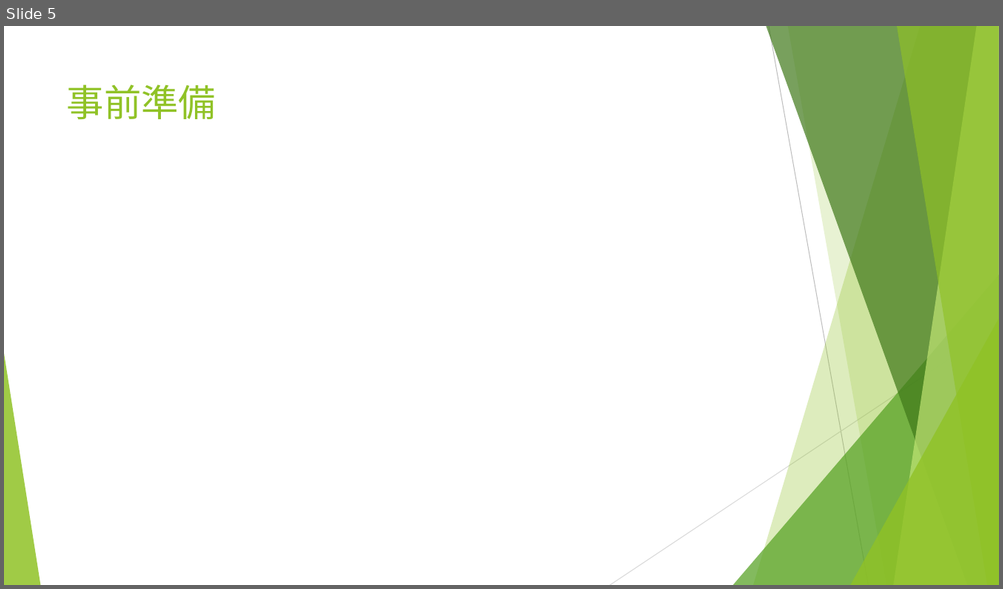
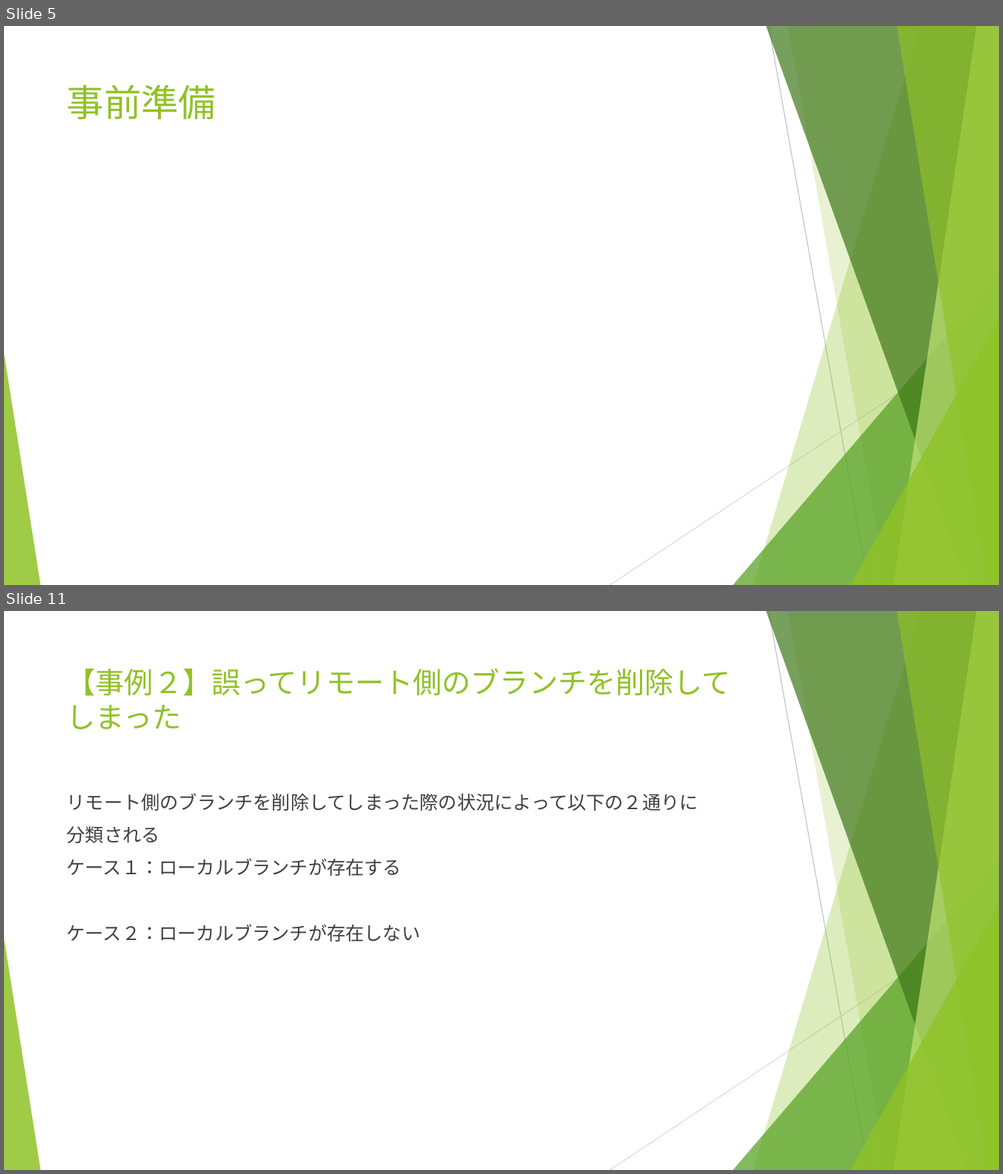
Before and after one commit to yusuke8655/git-trouble-shooting, a slide deck: Gitトラブルシューティング.pptx. Shown one above the other, each under a label of ours: slide 5 before the commit, slides 5 and 11 after it; the slides between them are not shown. The pictures are 1003x589 and 1003x1174 pixels, drawn with LibreOffice and Linux fonts; fonts in the diff are those of the drawing. Boxes give left, top, right and bottom in pixels: in the first picture for what was removed or moved away, otherwise in the second. Text is boxed around its words. In the diff, an @@ line names an element or a change of style, - is before the commit and + after.

Commit message:
事例１を作成

```diff
--- a/Gitトラブルシューティング.pptx
+++ b/Gitトラブルシューティング.pptx
@@ slide 11 added at bbox=[4, 611, 999, 1170], background #FFFFFF; not listed: 10 template elements that a slide beside it also shows @@
@@ title added at bbox=[67, 668, 731, 729], 28 pt, text #90C226 @@
+【事例２】誤ってリモート側のブランチを削除してしまった
@@ text added at bbox=[67, 793, 698, 942], 18 pt, text #404040 @@
+リモート側のブランチを削除してしまった際の状況によって以下の２通りに
+分類される
+ケース１：ローカルブランチが存在する
+ケース２：ローカルブランチが存在しない
```
Also in this commit, not shown: 1 slide changed, 5 other slides added.
